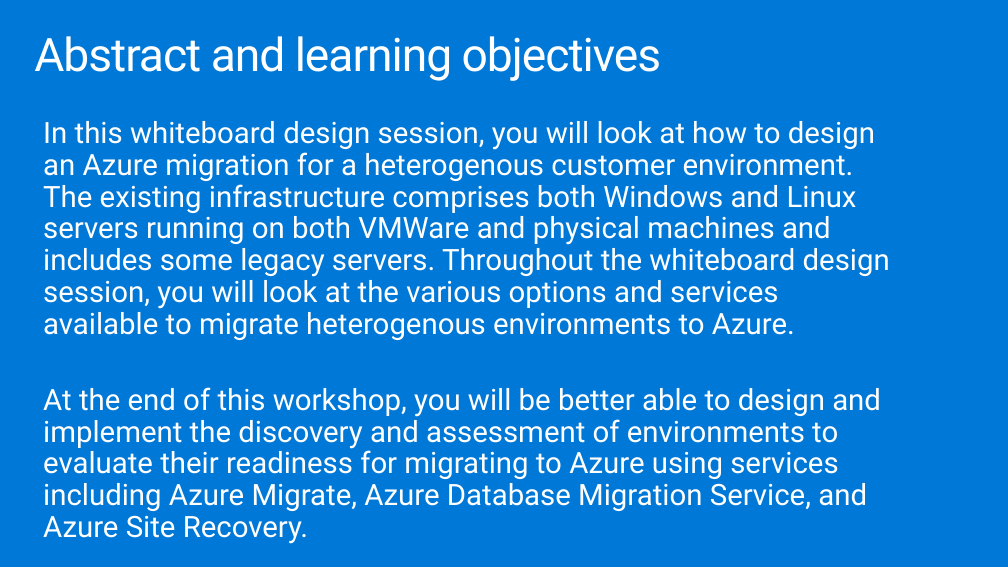
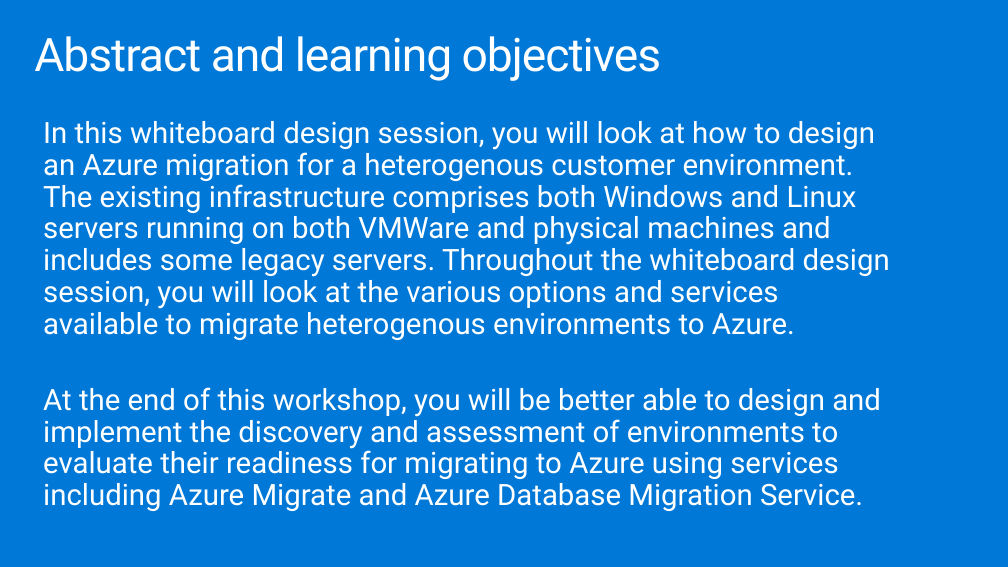
Before and after one commit to yachoukh/MCW-Line-of-business-application-migration, a slide deck: slide 2 of Whiteboard design session/WDS trainer presentation - Line-of-business application migration.pptx. Drawn at 1008x567 pixels with LibreOffice and Linux fonts; fonts in the diff are those of the drawing. Boxes give left, top, right and bottom in pixels: in the first picture for what was removed or moved away, otherwise in the second. Text is boxed around its words. In the diff, an @@ line names an element or a change of style, - is before the commit and + after.

```diff
--- a/Whiteboard design session/WDS trainer presentation - Line-of-business application migration.pptx
+++ b/Whiteboard design session/WDS trainer presentation - Line-of-business application migration.pptx
@@ text at [43,387,881,511]: text changed @@
-At the end of this workshop, you will be better able to design and implement the discovery and assessment of environments to evaluate their readiness for migrating to Azure using services including Azure Migrate, Azure Database Migration Service, and Azure Site Recovery.
+At the end of this workshop, you will be better able to design and implement the discovery and assessment of environments to evaluate their readiness for migrating to Azure using services including Azure Migrate and Azure Database Migration Service.
```
Also in this commit, not shown: 15 other slides changed, 5 other files.
